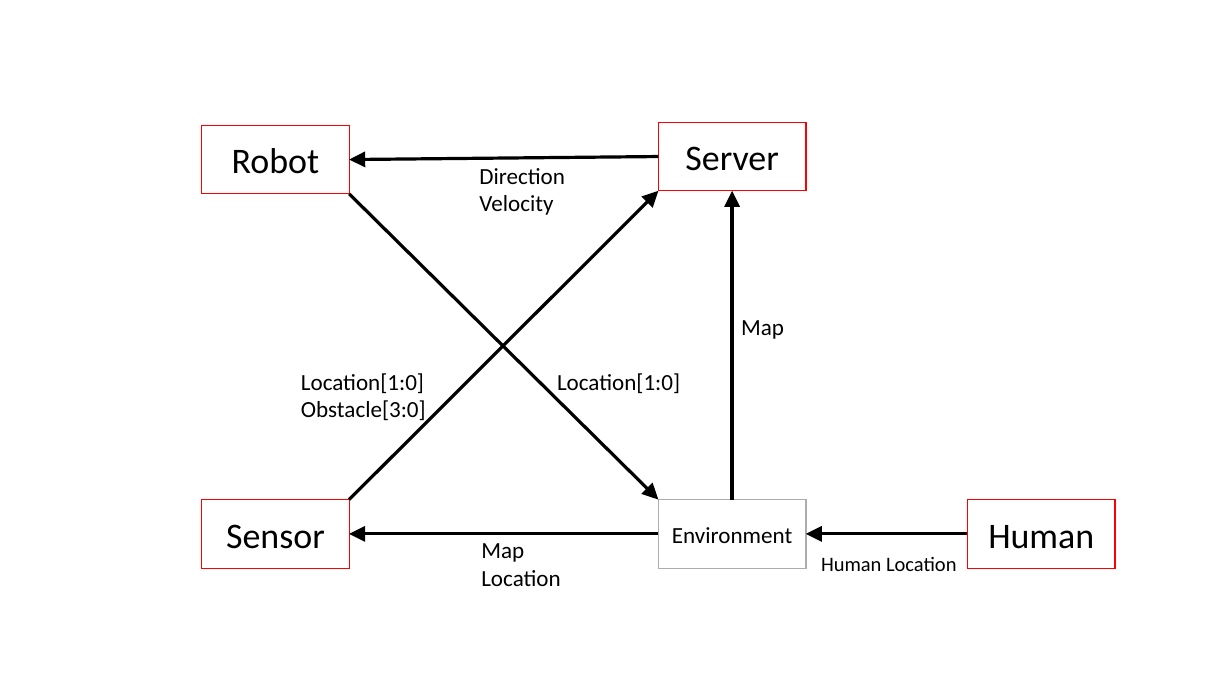
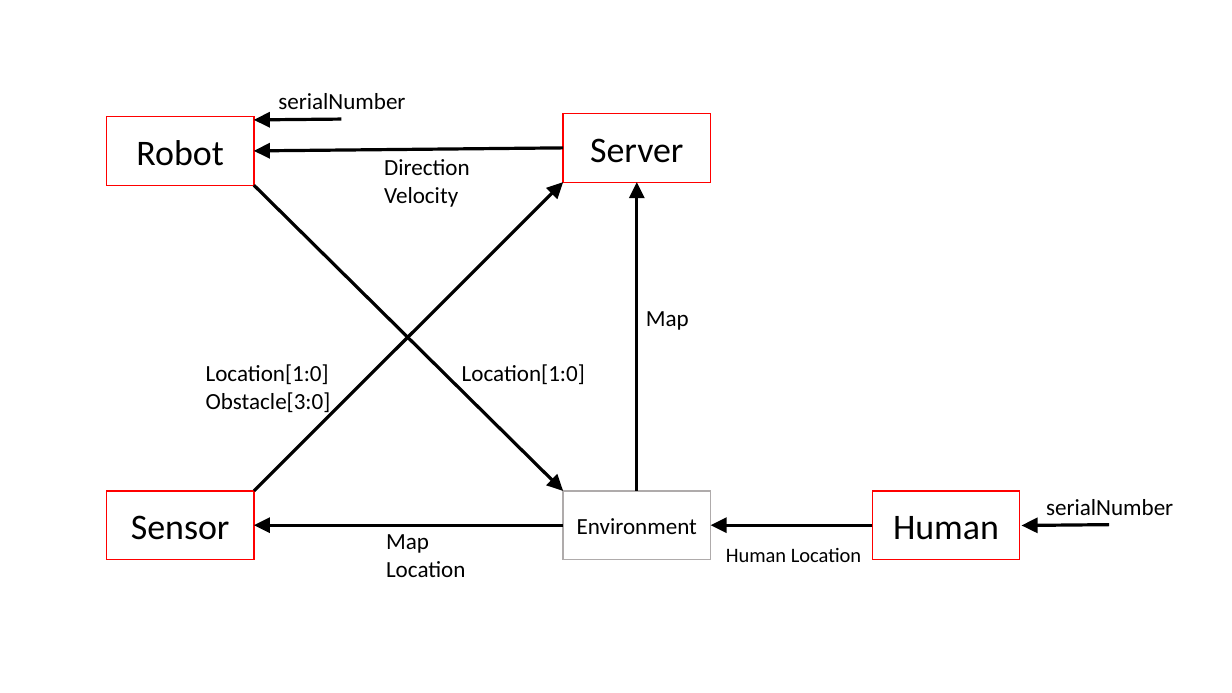
Before and after one commit to nhlijiaming/awesomeProject, a slide deck: slide 1 of flowdiagram.pptx. Drawn at 1232x693 pixels with LibreOffice and Linux fonts; fonts in the diff are those of the drawing. Boxes give left, top, right and bottom in pixels: in the first picture for what was removed or moved away, otherwise in the second. Text is boxed around its words. In the diff, an @@ line names an element or a change of style, - is before the commit and + after.

```diff
--- a/flowdiagram.pptx
+++ b/flowdiagram.pptx
@@ arrow added from (342, 119) to (254, 120), #000000 2.5 pt @@
@@ text added at (278,93,405,109), 18 pt, text #000000 @@
+serialNumber
@@ text added at (1046,499,1173,515), 18 pt, text #000000 @@
+serialNumber
@@ 6 texts, 6 arrows, 5 rectangles: place and size @@
-6 texts, 6 arrows, 5 rectangles at (201,122,1116,586)
+6 texts, 6 arrows, 5 rectangles at (106,114,1020,577)
@@ arrow added from (1109, 525) to (1022, 526), #000000 2.5 pt @@
```
Also in this commit, not shown: 5 other files.
